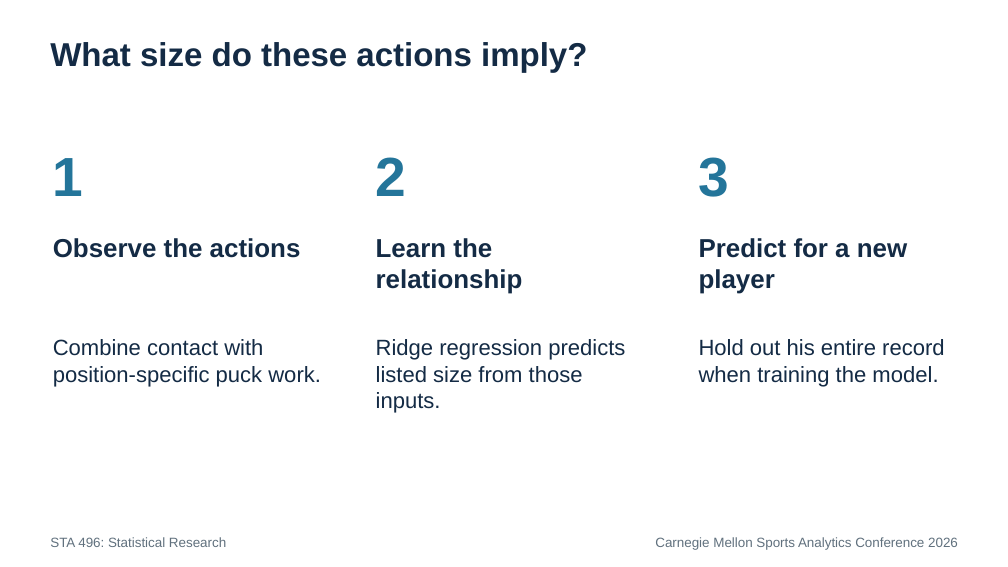
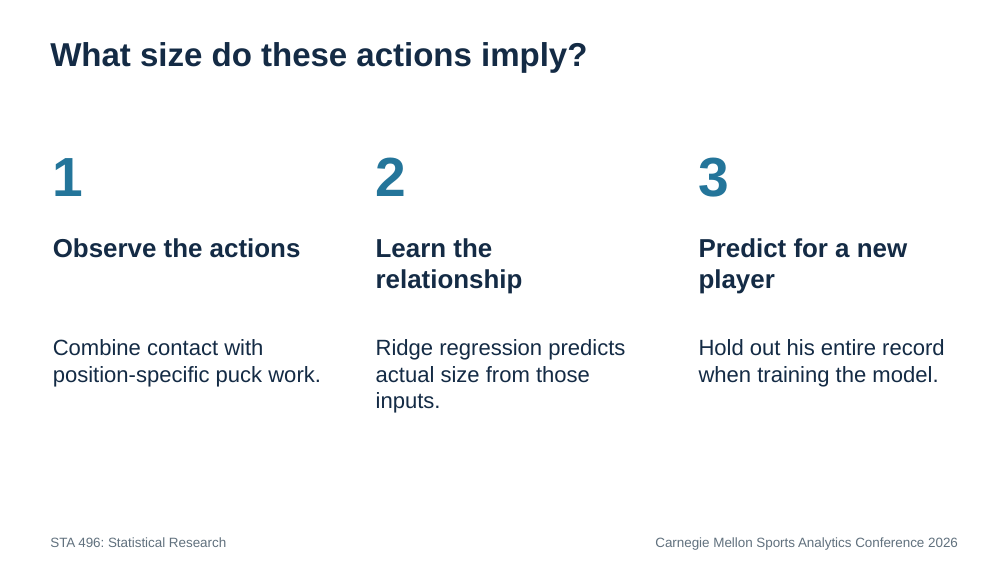
Before and after one commit to RentoSaijo/CSAx_STA496, a slide deck: slide 16 of reports/presentation.pptx (slide 14 before the commit). Drawn at 1008x567 pixels with LibreOffice and Linux fonts; fonts in the diff are those of the drawing. Boxes give left, top, right and bottom in pixels: in the first picture for what was removed or moved away, otherwise in the second. Text is boxed around its words. In the diff, an @@ line names an element or a change of style, - is before the commit and + after.

```diff
--- a/reports/presentation.pptx
+++ b/reports/presentation.pptx
@@ text at <box>376,366,590,413</box>: text changed @@
-listed size from those inputs.
+actual size from those inputs.
```
Also in this commit, not shown: 18 other slides changed, 5 slides added, 3 slides removed.
